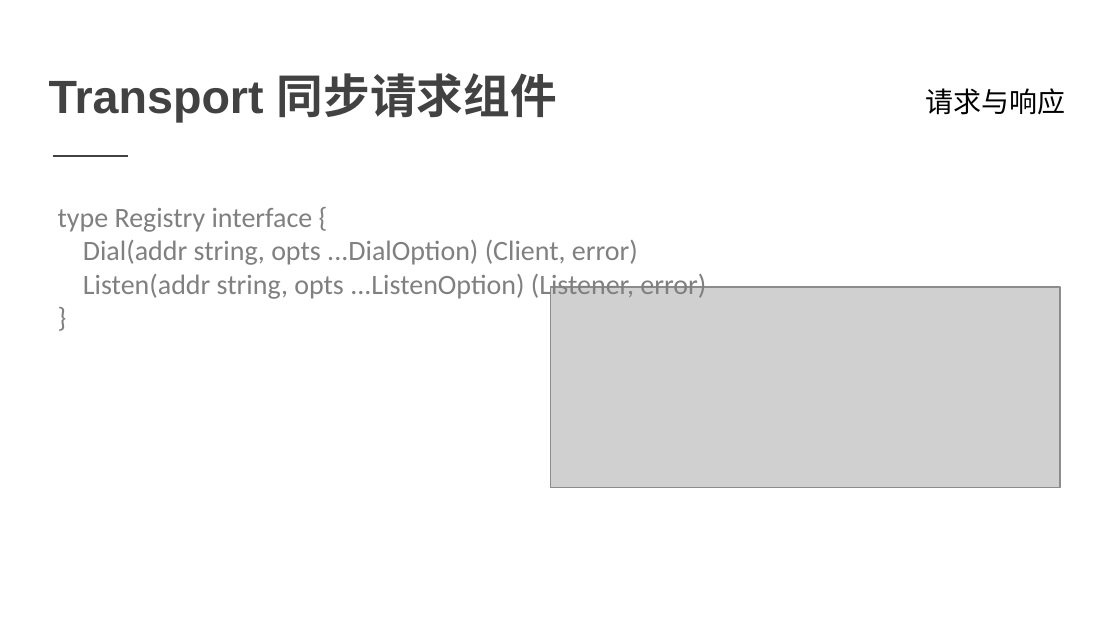
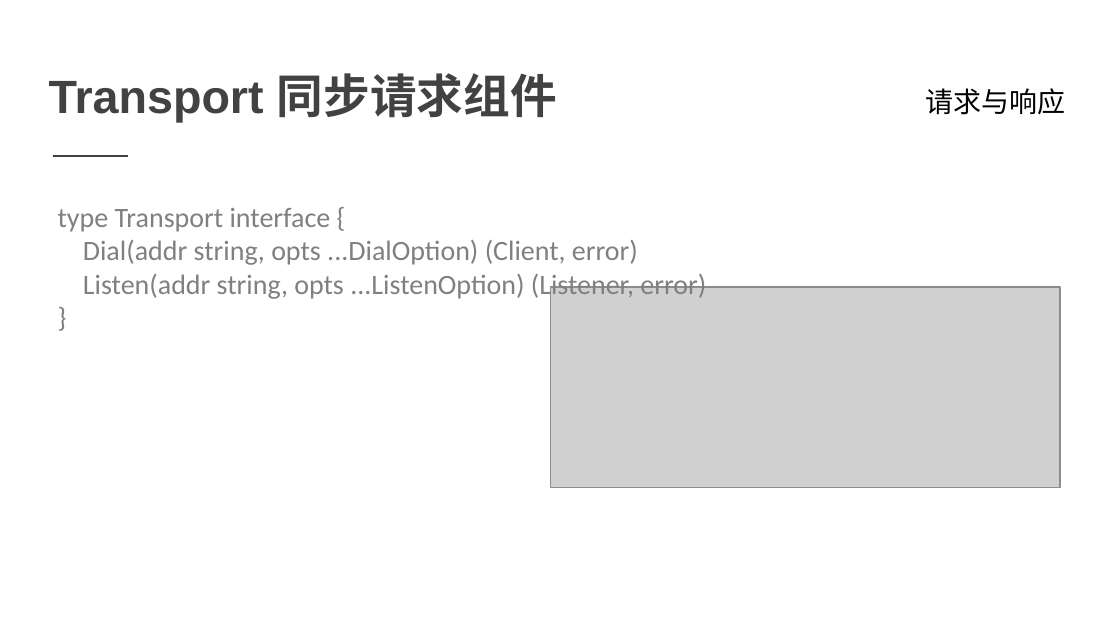
Before and after one commit to printfcoder/stack-rpc-tutorials, a slide deck: slide 12 of others/share/learning-go/【第一期】Go-Micro框架设计.pptx. Drawn at 1120x630 pixels with LibreOffice and Linux fonts; fonts in the diff are those of the drawing; grey boxes stand for pictures. Boxes give left, top, right and bottom in pixels: in the first picture for what was removed or moved away, otherwise in the second. Text is boxed around its words. In the diff, an @@ line names an element or a change of style, - is before the commit and + after.

Commit message:
reading transport 分类

```diff
--- a/others/share/learning-go/【第一期】Go-Micro框架设计.pptx
+++ b/others/share/learning-go/【第一期】Go-Micro框架设计.pptx
@@ text at bbox=[58, 208, 706, 301]: text changed @@
-type Registry interface {
-Dial(addr string, opts ...DialOption) (Client, error)
-Listen(addr string, opts ...ListenOption) (Listener, error)
-}
+type Transport interface {
+Dial(addr string, opts ...DialOption) (Client, error)
+Listen(addr string, opts ...ListenOption) (Listener, error)
+}
```
Also in this commit, not shown: 5 slides added, 3 other files.
